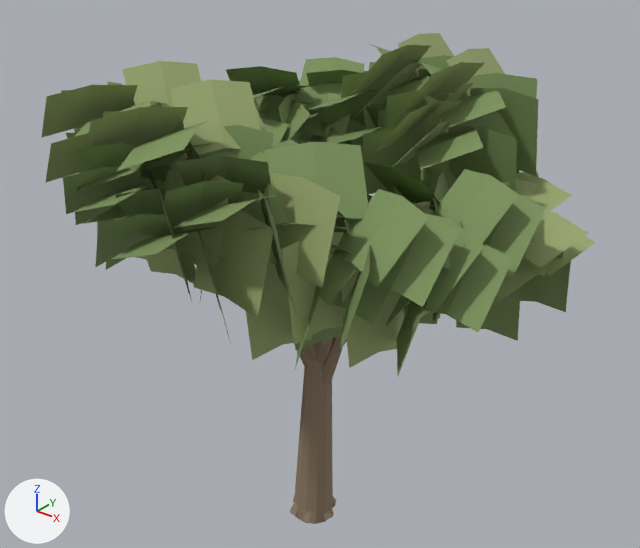
The glTF model apps/browser/public/assets/tree.glb as it was, and as the next commit left it.
One viewpoint serves both versions: a 50 mm camera at (7.12, -8.72, 9.68) aimed at (0.11, 0.04, 4.25). The lights are fixed; the arrows at lower left show +X, +Y and +Z. The older version comes first. Where no turn or scale is listed for an object, it has been applied to the vertices. Vertices at exactly the same position are counted once.

Names of what the first picture shows: 'foliage', 'foliage-light', 'wood'.
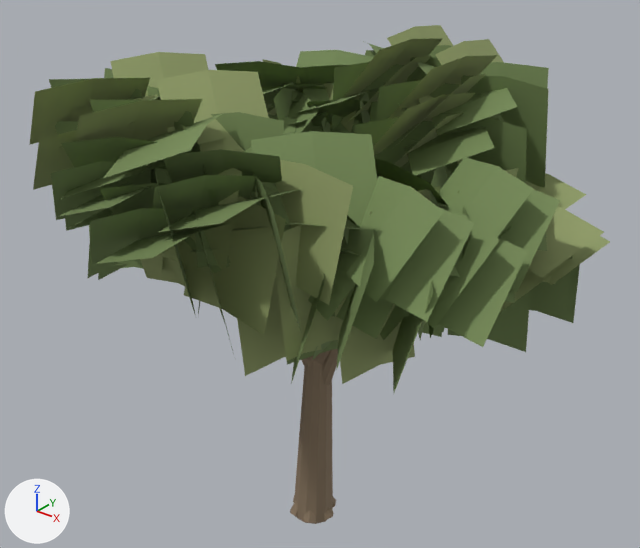
Pixel boxes (x1, y1, x2, y2) of what changed, in the pictures (640 x 548 px; the box of a moved part takes in the faces that stretch with it):
'foliage', recoloured, reshaped (darker, 6% taller)
    before: (61, 44, 571, 375)
    after: (49, 40, 580, 392)
'foliage-light', recoloured, reshaped (7% taller)
    before: (41, 33, 595, 367)
    after: (29, 25, 610, 384)
part 1 of me_leaf_card_canopy, moved or reshaped (mostly hidden afterwards)
    before: (516, 179, 537, 198)
    after: (526, 181, 539, 191)
part 2 of me_leaf_card_canopy, moved or reshaped
    before: (164, 161, 230, 270)
    after: (158, 168, 242, 286)
part 3 of me_leaf_card_canopy, moved or reshaped (not visible afterwards)
    before: (113, 176, 147, 222)
part 4 of me_leaf_card_canopy, moved or reshaped
    before: (41, 33, 595, 367)
    after: (29, 25, 610, 384)
part 6 of me_leaf_card_canopy_001, moved or reshaped (mostly hidden)
    before: (322, 326, 342, 345)
    after: (312, 341, 332, 360)
part 7 of me_leaf_card_canopy_001, moved or reshaped (not visible afterwards)
    before: (419, 313, 439, 324)
part 8 of me_leaf_card_canopy_001, moved or reshaped
    before: (295, 326, 343, 350)
    after: (287, 340, 338, 365)
part 9 of me_leaf_card_canopy_001, moved or reshaped
    before: (61, 44, 571, 375)
    after: (49, 43, 580, 392)

What changed in the scene script:
```text
Change mat_wood:
    where n0 = _N.new('ShaderNodeBsdfPrincipled'); n0.name = 'Principled BSDF'
    remove n0.inputs[0].default_value = (0.27, 0.2, 0.13, 1.0)  # 'Base Color', brown #8e7c65
    add n2 = _N.new('ShaderNodeMix'); n2.name = 'Mix'
    add n2.data_type = 'RGBA'
    add n2.blend_type = 'MULTIPLY'
    add n2.inputs[0].default_value = 1.0  # 'Factor'
    add n2.inputs[7].default_value = (0.27, 0.2, 0.13, 1.0)  # 'B', brown #8e7c65
    add n3 = _N.new('ShaderNodeVertexColor'); n3.name = 'Color Attribute'
    add _L.new(n2.outputs[2], n0.inputs[0])  # 'Result' to 'Base Color'
    add _L.new(n3.outputs[0], n2.inputs[6])  # 'Color' to 'A'
Change mat_foliage_light:
    where n0 = _N.new('ShaderNodeBsdfPrincipled'); n0.name = 'Principled BSDF'
    remove n0.inputs[0].default_value = (0.32, 0.39, 0.16, 1.0)  # 'Base Color', green #99a86f
    add n2 = _N.new('ShaderNodeMix'); n2.name = 'Mix'
    add n2.data_type = 'RGBA'
    add n2.blend_type = 'MULTIPLY'
    add n2.inputs[0].default_value = 1.0  # 'Factor'
    add n2.inputs[7].default_value = (0.32, 0.39, 0.16, 1.0)  # 'B', green #99a86f
    add n3 = _N.new('ShaderNodeVertexColor'); n3.name = 'Color Attribute'
    add _L.new(n2.outputs[2], n0.inputs[0])  # 'Result' to 'Base Color'
    add _L.new(n3.outputs[0], n2.inputs[6])  # 'Color' to 'A'
Change mat_foliage:
    where n0 = _N.new('ShaderNodeBsdfPrincipled'); n0.name = 'Principled BSDF'
    remove n0.inputs[0].default_value = (0.2, 0.29, 0.105, 1.0)  # 'Base Color', green #7c935b
    add n2 = _N.new('ShaderNodeMix'); n2.name = 'Mix'
    add n2.data_type = 'RGBA'
    add n2.blend_type = 'MULTIPLY'
    add n2.inputs[0].default_value = 1.0  # 'Factor'
    add n2.inputs[7].default_value = (0.2, 0.29, 0.105, 1.0)  # 'B', green #7c935b
    add n3 = _N.new('ShaderNodeVertexColor'); n3.name = 'Color Attribute'
    add _L.new(n2.outputs[2], n0.inputs[0])  # 'Result' to 'Base Color'
    add _L.new(n3.outputs[0], n2.inputs[6])  # 'Color' to 'A'
Change me_leaf_card_canopy:
    remove me_leaf_card_canopy.from_pydata(...)  # 600 vertices, 400 faces; spans x -3.42..3.68, y -3.31..2.97, z 4.5..7.27
    add me_leaf_card_canopy.from_pydata(...)  # 600 vertices, 400 faces; spans x -3.55..3.84, y -3.47..3.1, z 4.35..7.36
    me_leaf_card_canopy part 1: the loose piece of 6 vertices spanning x 1.66..2.9, y 0.59..1.63, z 5.41..5.75 is scaled about its middle by (1.26, 1.28, 1.27)
    me_leaf_card_canopy part 2: the loose piece of 6 vertices spanning x -0.17..0.91, y -2.71..-2.35, z 5.57..6.57 is scaled about its middle by (1.25, 1.29, 1.29)
    me_leaf_card_canopy part 3: the loose piece of 6 vertices spanning x -1.09..-0.27, y -2.71..-2.38, z 5.42..6.43 is scaled about its middle by 1.29
    me_leaf_card_canopy part 4: 456 of 600 vertices moved; they spanned x -3.42..3.68, y -3.31..2.97, z 4.5..7.27 and now span x -3.55..3.84, y -3.47..3.1, z 4.35..7.36; mean shift (0.0, 0.0, 0.0); largest move (-2.46, -1.1, 6.01) -> (-2.54, -1.2, 6.16)
    me_leaf_card_canopy part 5: vertex colours changed
    other edits to the shape of me_leaf_card_canopy do not show in these pictures
Change me_leaf_card_canopy_001:
    remove me_leaf_card_canopy_001.from_pydata(...)  # 1800 vertices, 1200 faces; spans x -3.14..3.43, y -3.6..3.01, z 4.07..7.04
    add me_leaf_card_canopy_001.from_pydata(...)  # 1800 vertices, 1200 faces; spans x -3.28..3.55, y -3.75..3.16, z 3.92..7.14
    me_leaf_card_canopy_001 part 6: the loose piece of 6 vertices spanning x 1.38..1.74, y -1.64..-0.56, z 4.35..5.35 is scaled about its middle by (1.29, 1.25, 1.29)
    me_leaf_card_canopy_001 part 7: the loose piece of 6 vertices spanning x 1.5..2.15, y -0.64..0.12, z 4.07..5.19 is scaled about its middle by 1.29
    me_leaf_card_canopy_001 part 8: the loose piece of 6 vertices spanning x 0.92..1.53, y -1.67..-0.75, z 4.17..5.29 is scaled about its middle by (1.27, 1.27, 1.29)
    me_leaf_card_canopy_001 part 9: 1656 of 1800 vertices moved; they spanned x -3.14..3.43, y -3.6..3.01, z 4.07..7.04 and now span x -3.28..3.55, y -3.75..3.16, z 3.92..7.14; mean shift (0.0, 0.0, 0.0); largest move (-2.17, 0.1, 4.53) -> (-2.28, 0.03, 4.38)
    me_leaf_card_canopy_001 part 10: vertex colours changed
    other edits to the shape of me_leaf_card_canopy_001 do not show in these pictures
```
